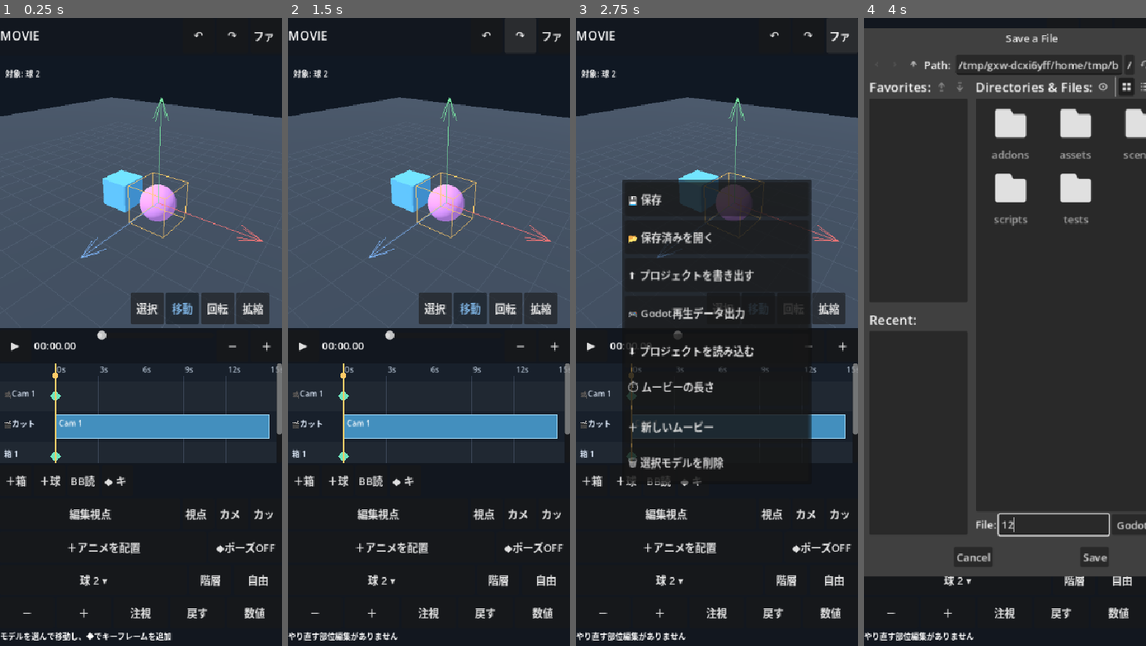
Above: before the commit, frames 1-4 (left to right).
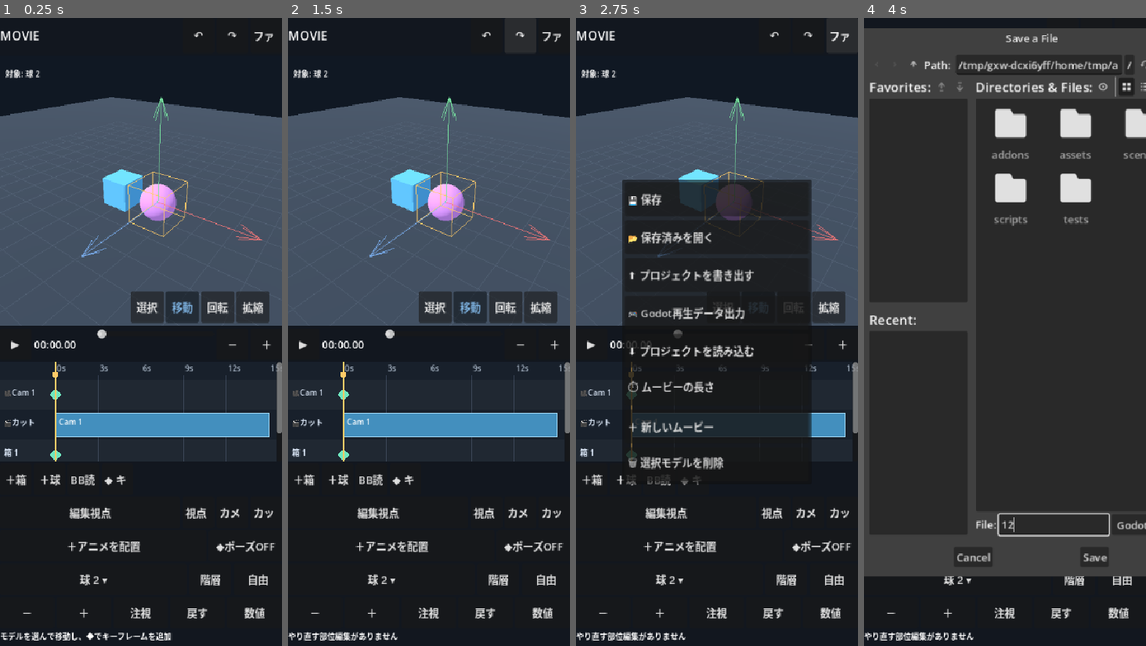
Above: after the commit, the same moments.

Repository: shejklgaia-png/movie_creater
Game: Godot game, scene res://scenes/editor.tscn
Same seed, same stepped clock (60 frames per second), same inputs: the game is played once before the commit and once after it.
Inputs (mouse positions are in pixels of both pictures, inside the frame that each line leads up to):
- Up to frame 1 (0.25 s): no input
- Up to frame 2 (1.5 s): click "↶" at 0.5 s; click "↷" at 1.25 s
- Up to frame 3 (2.75 s): click "ファイル" at 2 s
- Up to frame 4 (4 s): click "🎮 Godot再生データ出力" at 2.75 s; click (1052, 526) at 3.52 s; type "12" at 3.6 s

The runs differ from the first frame. In frame 1, 4.1% of the frame differs, in the area x 0-100%, y 12-91%; in frame 2, 4.1%; in frame 3, 2.4%; in frame 4, 0.2%.

Commit message:
Improve minimum touch targets for portrait Android controls

Diff:
--- a/scripts/editor.gd
+++ b/scripts/editor.gd
@@ -192,7 +192,7 @@
         {"text": "拡縮", "mode": 2}
     ]:
         var mode_button := _make_button(overlay_row, str(tool["text"]), _set_transform_mode.bind(int(tool["mode"])))
-        mode_button.custom_minimum_size = Vector2(51, 46)
+        mode_button.custom_minimum_size = Vector2(51, 48)
         mode_button.clip_text = true
         mode_button.focus_mode = Control.FOCUS_NONE
         transform_buttons.append(mode_button)
@@ -280,11 +280,11 @@
     selection = _make_button(properties, "モデル選択 ▾", _toggle_picker)
     selection.size_flags_horizontal = Control.SIZE_EXPAND_FILL
     selection.clip_text = true
-    selection.custom_minimum_size = Vector2(98, 46)
+    selection.custom_minimum_size = Vector2(98, 48)
     part_picker_button = _make_button(properties, "階層", _open_part_picker)
-    part_picker_button.custom_minimum_size = Vector2(64, 46)
+    part_picker_button.custom_minimum_size = Vector2(64, 48)
     axis_option = _make_button(properties, "自由", _cycle_axis)
-    axis_option.custom_minimum_size = Vector2(74, 46)
+    axis_option.custom_minimum_size = Vector2(74, 48)
     axis_option.clip_text = true
 
     var nudge_row := HBoxContainer.new()
